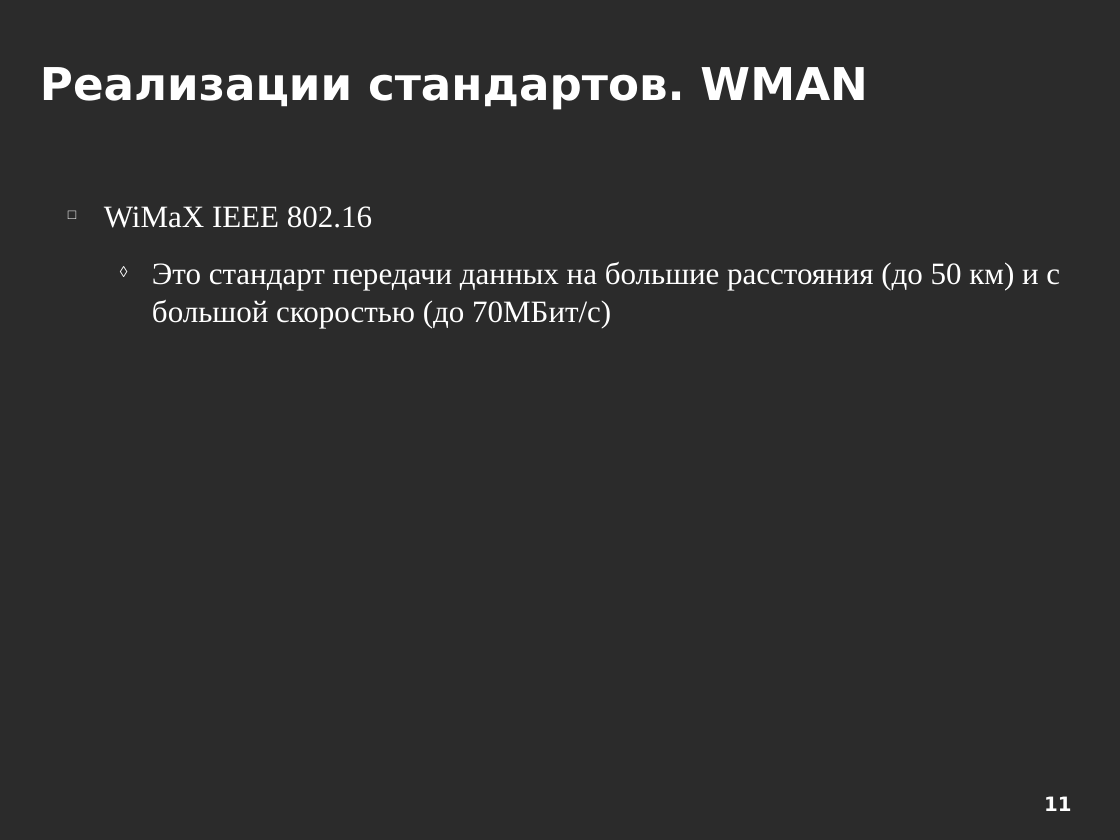
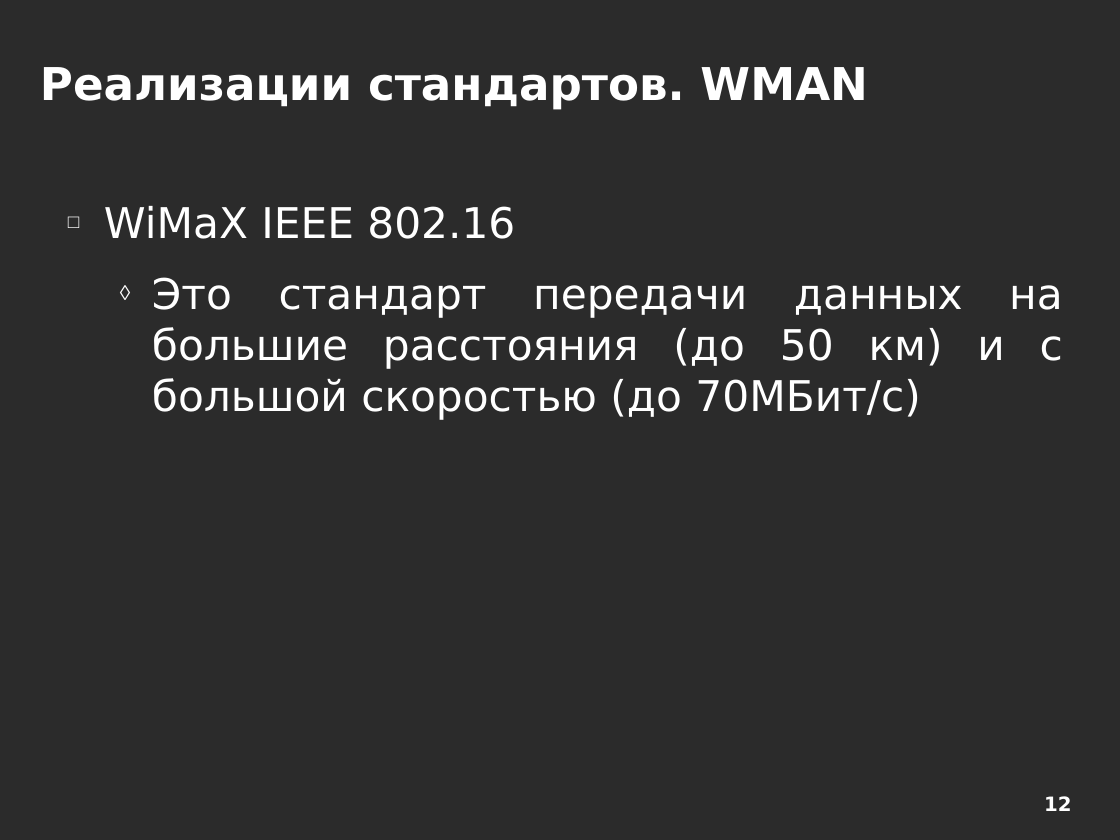
Before and after one commit to aeremenok/a-team-777, a slide deck: slide 12 of 10/smm/doc/eav_wireless.odp (slide 11 before the commit). Drawn at 1120x840 pixels with LibreOffice and Linux fonts; fonts in the diff are those of the drawing; background and template pictures are left out; a plain dark background stands for a picture behind light text. Boxes give left, top, right and bottom in pixels: in the first picture for what was removed or moved away, otherwise in the second. Text is boxed around its words. In the diff, an @@ line names an element or a change of style, - is before the commit and + after.

```diff
--- a/10/smm/doc/eav_wireless.odp
+++ b/10/smm/doc/eav_wireless.odp
@@ text "WiMaX IEEE 802.16" at [104,206,1063,420]: size 22 to 30 pt, font Times New Roman to DejaVu Sans; alignment left to justified @@
@@ page number at [1044,796,1071,811]: text changed @@
-11
+12
```
Also in this commit, not shown: 20 other slides changed, 3 slides added, 1 slide removed.
